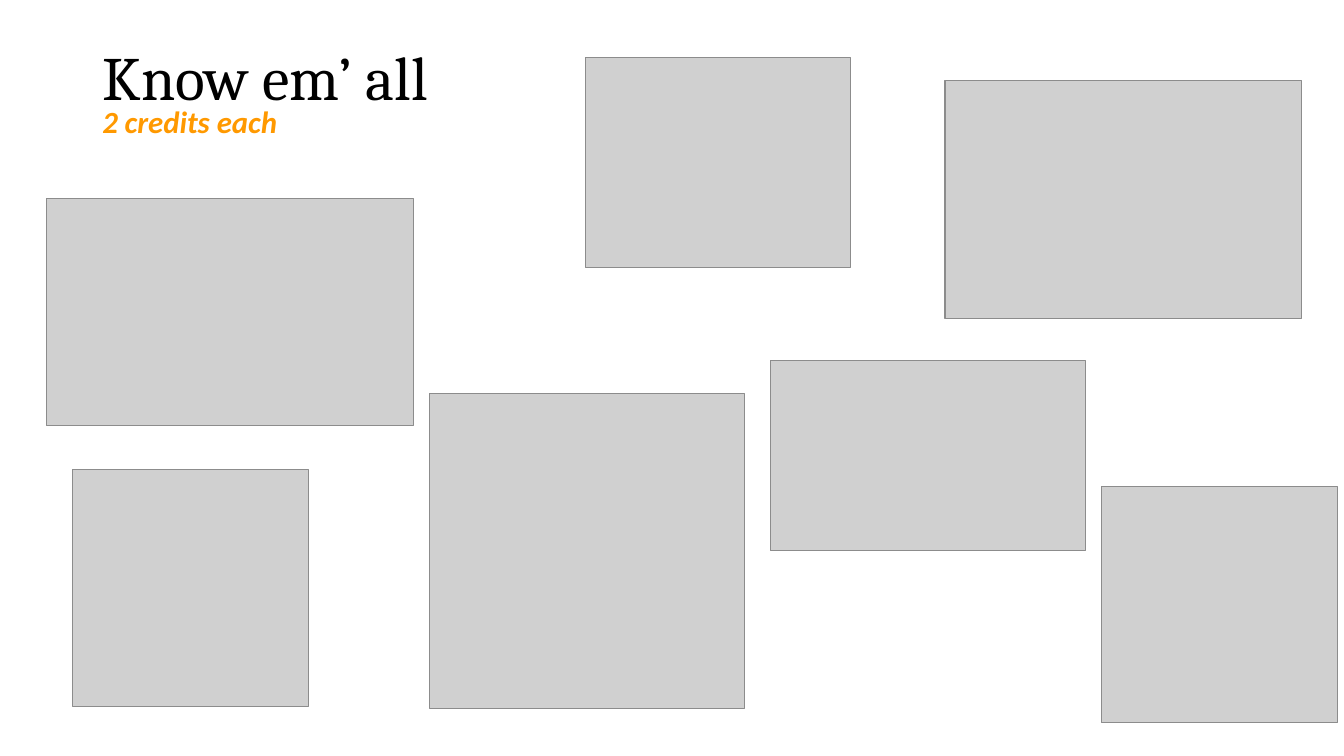
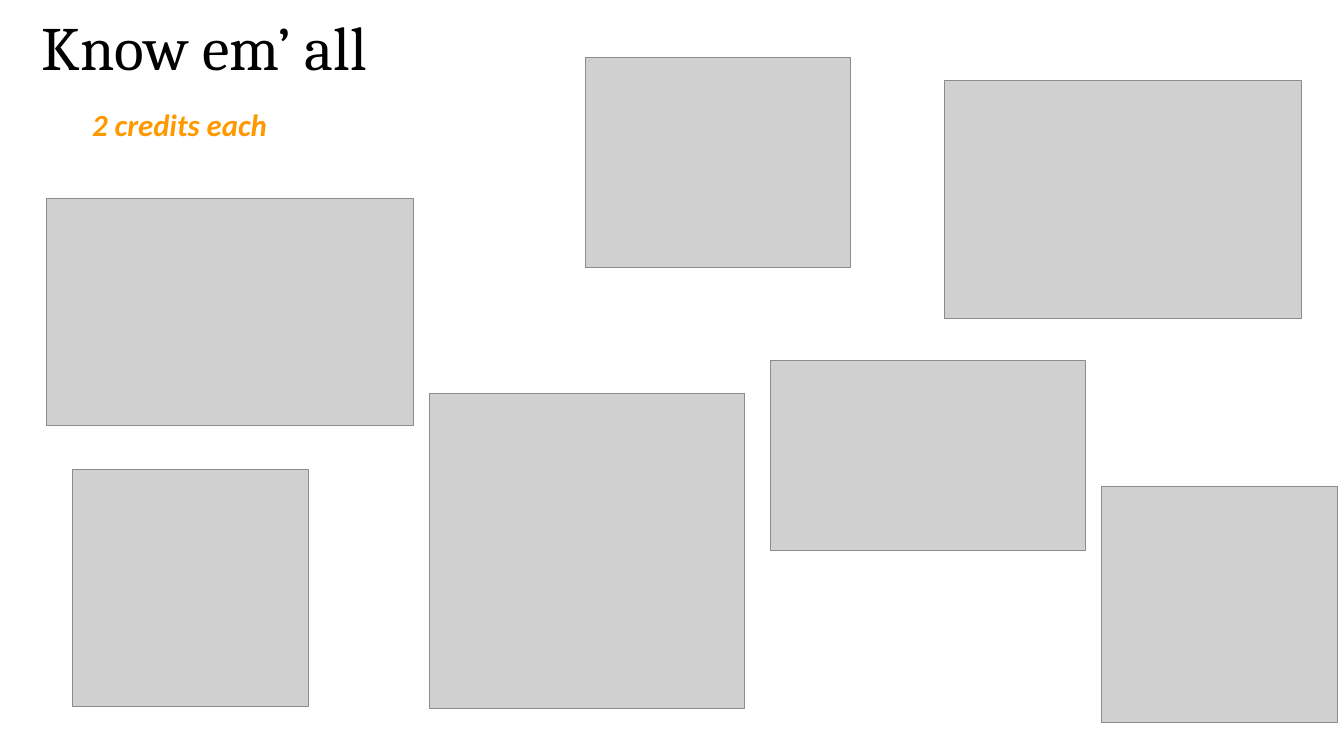
Before and after one commit to bitcoinclubatksu/BitcoinClub, a slide deck: slide 8 of meetup-2_presentation/Bitcoin_Club_Meetup_2_presentation.pptx. Drawn at 1344x756 pixels with LibreOffice and Linux fonts; fonts in the diff are those of the drawing; grey boxes stand for pictures. Boxes give left, top, right and bottom in pixels: in the first picture for what was removed or moved away, otherwise in the second. Text is boxed around its words. In the diff, an @@ line names an element or a change of style, - is before the commit and + after.

```diff
--- a/meetup-2_presentation/Bitcoin_Club_Meetup_2_presentation.pptx
+++ b/meetup-2_presentation/Bitcoin_Club_Meetup_2_presentation.pptx
@@ text "Know em’ all" rewrapped from box(102, 57, 427, 114) to box(42, 27, 367, 71) @@
@@ text "2 credits each": place and size @@
-text "2 credits each" at box(102, 111, 277, 134)
+text "2 credits each" at box(92, 114, 267, 137)
```
Also in this commit, not shown: 13 other slides changed, 6 other files.
